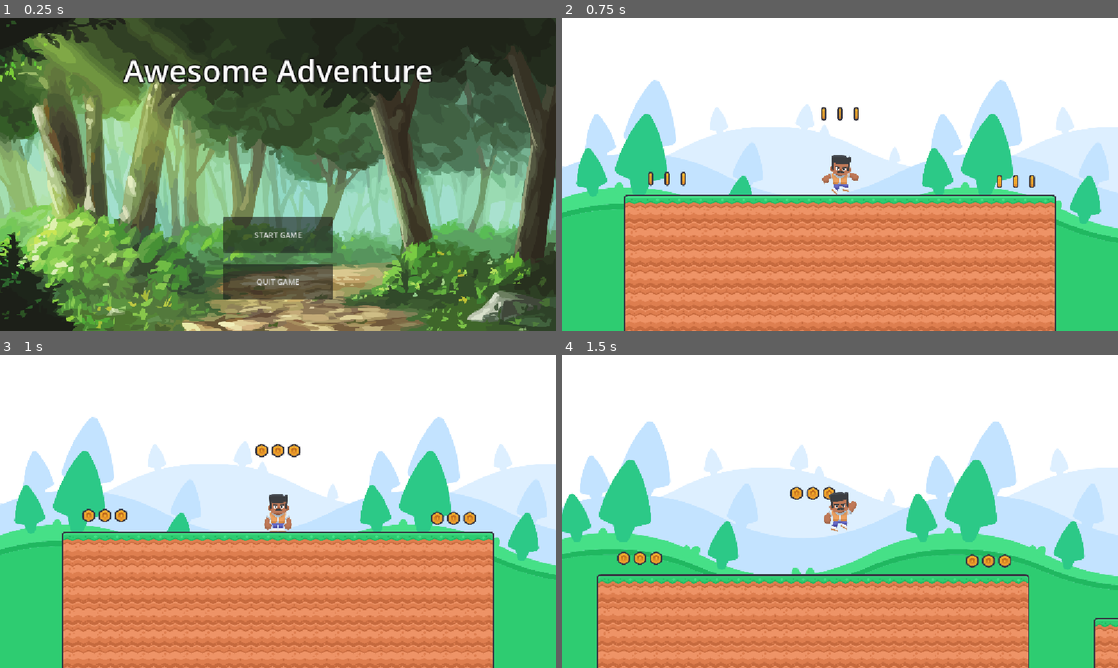
Above: before the commit, frames 1-4 (two rows, left to right).
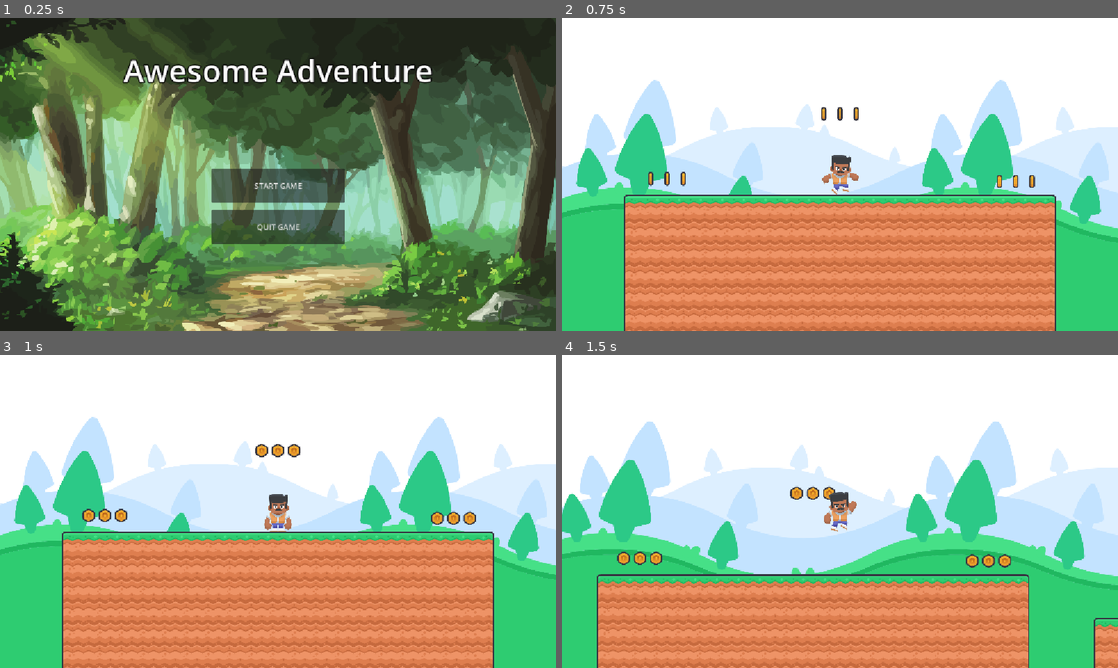
Above: after the commit, the same moments.

Repository: ericvennemeyer/GDTV_godot_ui
Game: Godot game, scene res://Scenes/Game Scenes/UI Scenes/main_menu.tscn
Same seed, same stepped clock (60 frames per second), same inputs: the game is played once before the commit and once after it. This scene is started directly instead of the project's main scene.
Inputs:
- Up to frame 1 (0.25 s): no input
- Up to frame 2 (0.75 s): click "START GAME" at 0.5 s
- Up to frame 3 (1 s): no input
- Up to frame 4 (1.5 s): tap Enter (ui_accept) at 1.25 s; hold Right (ui_right) from 1.28 s (still down)

The runs differ from the first frame. In frame 1, 6.5% of the frame differs, in the area x 38-62%, y 48-90%; in frame 2, nothing differs; in frame 3, nothing differs; in frame 4, nothing differs.

Commit message:
2.4 -- Basic Containers

Diff:
--- /dev/null
+++ b/GameDev UI Base Project/Scenes/Game Scenes/UI Scenes/difficulty_select.tscn
@@ -0,0 +1,70 @@
+[gd_scene format=3 uid="uid://ber5qfk82iq40"]
+
+[sub_resource type="LabelSettings" id="LabelSettings_g2w5j"]
+font_size = 64
+outline_size = 10
+outline_color = Color(0, 0, 0, 1)
+
+[node name="DifficultySelect" type="Control" unique_id=1723152938]
+layout_mode = 3
+anchors_preset = 15
+anchor_right = 1.0
+anchor_bottom = 1.0
+grow_horizontal = 2
+grow_vertical = 2
+
+[node name="TitleLabel" type="Label" parent="." unique_id=1391034434]
+layout_mode = 1
+anchors_preset = 5
+anchor_left = 0.5
+anchor_right = 0.5
+offset_left = -320.5
+offset_top = 42.0
+offset_right = 320.5
+offset_bottom = 130.0
+grow_horizontal = 2
+text = "Select a Difficulty!"
+label_settings = SubResource("LabelSettings_g2w5j")
+horizontal_alignment = 1
+
+[node name="VBoxContainer" type="VBoxContainer" parent="." unique_id=1608312992]
+layout_mode = 1
+anchors_preset = 8
+anchor_left = 0.5
+anchor_top = 0.5
+anchor_right = 0.5
+anchor_bottom = 0.5
+offset_left = -139.5
+offset_top = -132.0
+offset_right = 139.5
+offset_bottom = 259.0
+grow_horizontal = 2
+grow_vertical = 2
+theme_override_constants/separation = 15
+alignment = 1
+
+[node name="Button" type="Button" parent="VBoxContainer" unique_id=1492855013]
+layout_mode = 2
+size_flags_vertical = 3
+text = "Super Easy"
+
+[node name="Button2" type="Button" parent="VBoxContainer" unique_id=654724423]
+layout_mode = 2
+size_flags_vertical = 3
+text = "Easy"
+
+[node name="Button3" type="Button" parent="VBoxContainer" unique_id=202939449]
+layout_mode = 2
+size_flags_vertical = 3
+size_flags_stretch_ratio = 1.5
+text = "Normal"
+
+[node name="Button4" type="Button" parent="VBoxContainer" unique_id=880595099]
+layout_mode = 2
+size_flags_vertical = 3
+text = "Hard"
+
+[node name="Button5" type="Button" parent="VBoxContainer" unique_id=1261041769]
+layout_mode = 2
+size_flags_vertical = 3
+text = "INSANE OMG OMG!!"
--- a/GameDev UI Base Project/Scenes/Game Scenes/UI Scenes/main_menu.tscn
+++ b/GameDev UI Base Project/Scenes/Game Scenes/UI Scenes/main_menu.tscn
@@ -41,35 +41,31 @@
 text = "Awesome Adventure"
 label_settings = SubResource("LabelSettings_biyew")
 
-[node name="StartGameButton" type="Button" parent="." unique_id=555335236]
+[node name="VBoxContainer" type="VBoxContainer" parent="." unique_id=653909738]
 layout_mode = 1
 anchors_preset = 7
 anchor_left = 0.5
 anchor_top = 1.0
 anchor_right = 0.5
 anchor_bottom = 1.0
-offset_left = -114.0
-offset_top = -236.0
-offset_right = 114.0
-offset_bottom = -162.0
+offset_left = -138.5
+offset_top = -336.0
+offset_right = 138.5
+offset_bottom = -180.0
 grow_horizontal = 2
 grow_vertical = 0
+theme_override_constants/separation = 15
+alignment = 1
+
+[node name="StartGameButton" type="Button" parent="VBoxContainer" unique_id=555335236]
+layout_mode = 2
+size_flags_vertical = 3
 text = "START GAME"
 
-[node name="QuitGameButton" type="Button" parent="." unique_id=1171092982]
-layout_mode = 1
-anchors_preset = 7
-anchor_left = 0.5
-anchor_top = 1.0
-anchor_right = 0.5
-anchor_bottom = 1.0
-offset_left = -114.0
-offset_top = -139.0
-offset_right = 114.0
-offset_bottom = -65.0
-grow_horizontal = 2
-grow_vertical = 0
+[node name="QuitGameButton" type="Button" parent="VBoxContainer" unique_id=1171092982]
+layout_mode = 2
+size_flags_vertical = 3
 text = "QUIT GAME"
 
-[connection signal="pressed" from="StartGameButton" to="." method="_on_start_game_button_pressed"]
-[connection signal="pressed" from="QuitGameButton" to="." method="_on_quit_game_button_pressed"]
+[connection signal="pressed" from="VBoxContainer/StartGameButton" to="." method="_on_start_game_button_pressed"]
+[connection signal="pressed" from="VBoxContainer/QuitGameButton" to="." method="_on_quit_game_button_pressed"]
